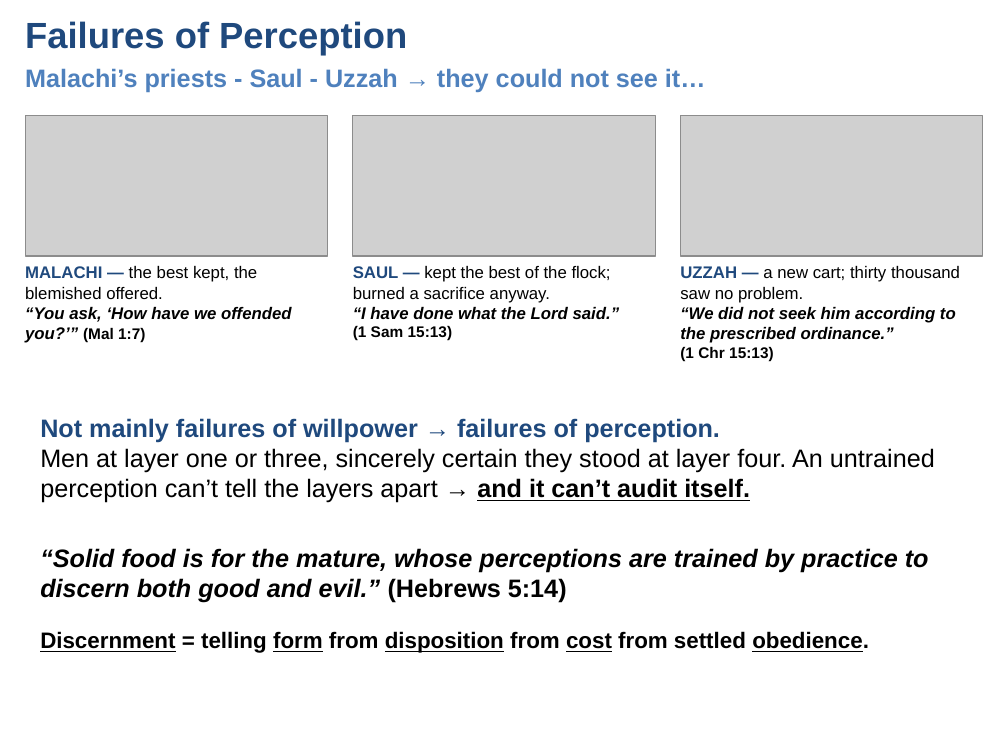
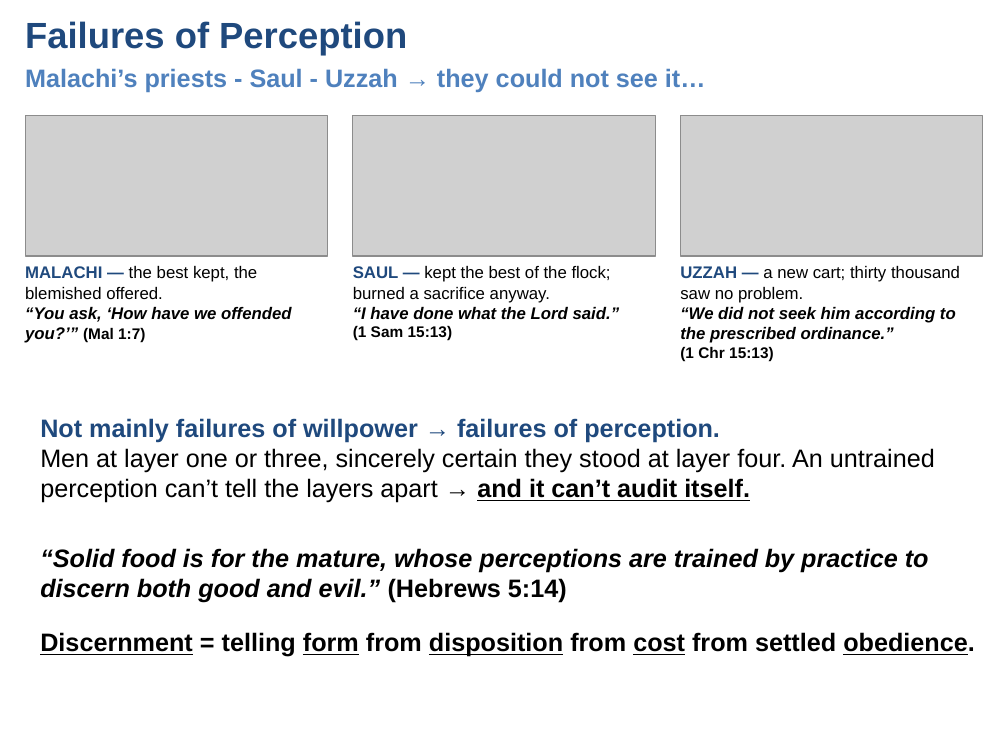
Before and after one commit to UsefulEngines/EvangelismPublic, a slide deck: slide 5 of 2026-Q3/Devotionals/TrainedToTellTheDifference.pptx. Drawn at 1008x756 pixels with LibreOffice and Linux fonts; fonts in the diff are those of the drawing; grey boxes stand for pictures. Boxes give left, top, right and bottom in pixels: in the first picture for what was removed or moved away, otherwise in the second. Text is boxed around its words. In the diff, an @@ line names an element or a change of style, - is before the commit and + after.

```diff
--- a/2026-Q3/Devotionals/TrainedToTellTheDifference.pptx
+++ b/2026-Q3/Devotionals/TrainedToTellTheDifference.pptx
@@ text at (x1=40, y1=632, x2=975, y2=657): size 16 to 18 pt in "Discernment = telling form from disposition from ..." @@
```
Also in this commit, not shown: 3 other slides changed, 1 other file.
